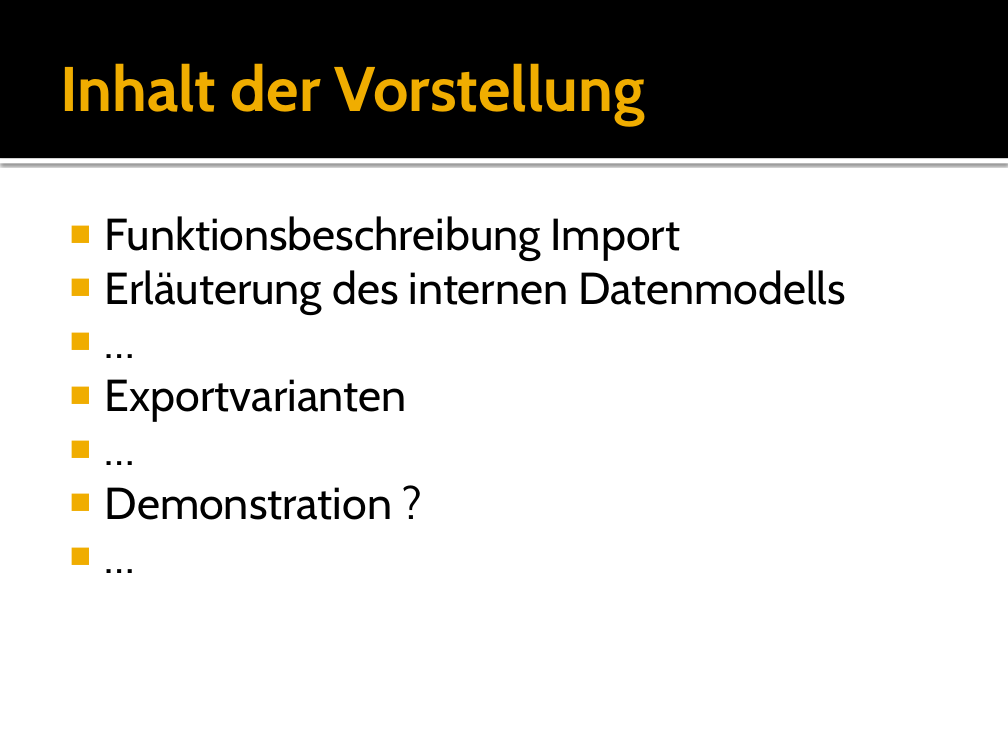
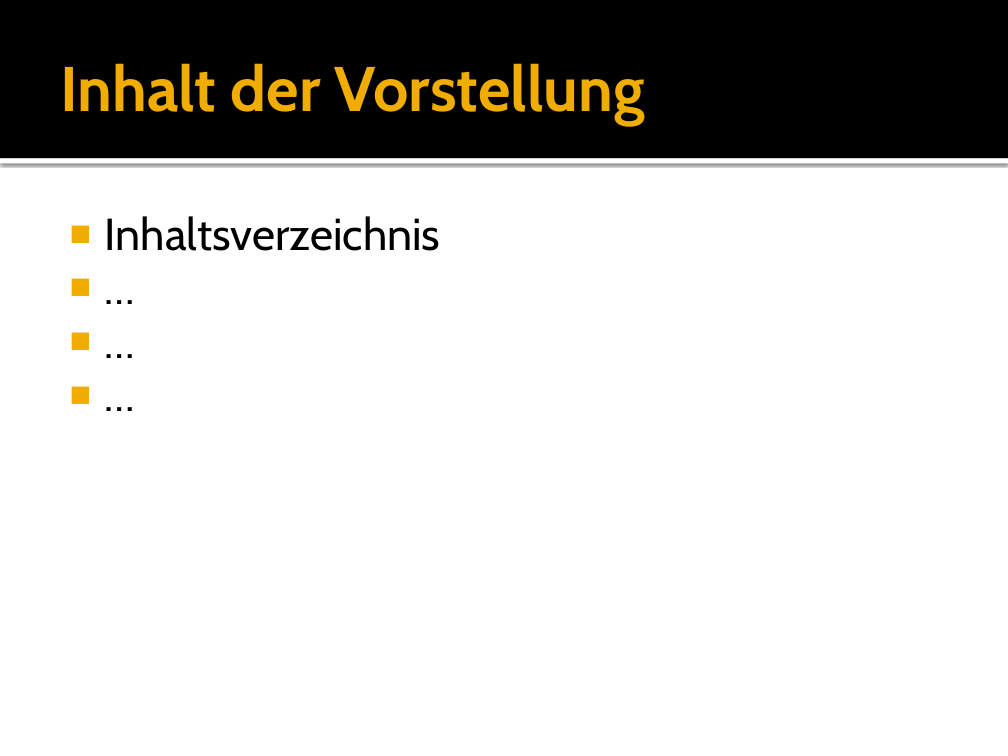
Before and after one commit to hft-swp/stuff, a slide deck: slide 2 of doku/Parser/vCity - Parser.pptx. Drawn at 1008x756 pixels with LibreOffice and Linux fonts; fonts in the diff are those of the drawing. Boxes give left, top, right and bottom in pixels: in the first picture for what was removed or moved away, otherwise in the second. Text is boxed around its words. In the diff, an @@ line names an element or a change of style, - is before the commit and + after.

Commit message:
update

```diff
--- a/doku/Parser/vCity - Parser.pptx
+++ b/doku/Parser/vCity - Parser.pptx
@@ text at (105,216,441,251): text changed @@
-■ Funktionsbeschreibung Import
-■ Erläuterung des internen Datenmodells
+■ Inhaltsverzeichnis
@@ text at (105,379,406,422): paragraph removed @@
-■ Exportvarianten
@@ text at (105,487,392,520): paragraph removed @@
-■ Demonstration ?
```
Also in this commit, not shown: 4 slides added.
